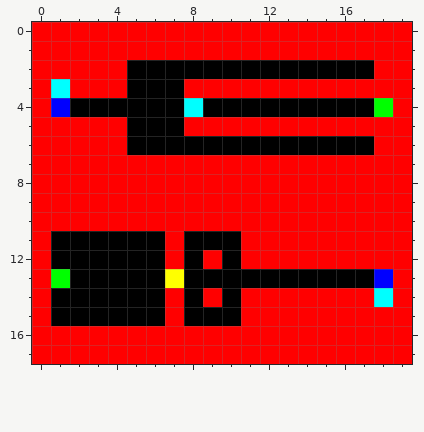
File history of a pixel-art sprite, core/assets/level6.png. Above is the file before it was changed.
The file is 20x18 pixels.
After the commit:
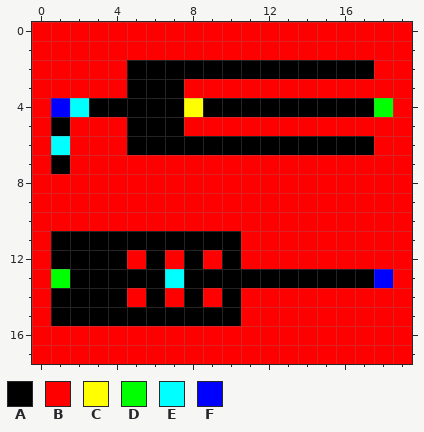
Palette (. is transparent): A #000000  B #ff0000  C #ffff00  D #00ff00  E #00ffff  F #0000ff
The exact change:
y 3: x 1 E -> B
y 4: x 2 A -> E; x 8 E -> C
y 5: x 1 B -> A
y 6: x 1 B -> E
y 7: x 1 B -> A
y 11: x 7 B -> A
y 12: x 5 A -> B
y 13: x 7 C -> E
y 14: x 5 A -> B; x 18 E -> B
y 15: x 7 B -> A
Boxes around the changes in both pictures, in picture pixels (x1, y1, x2, y2):
changed: (51, 79, 89, 174)
changed: (184, 98, 203, 117)
changed: (127, 231, 184, 326)
changed: (374, 288, 393, 307)
